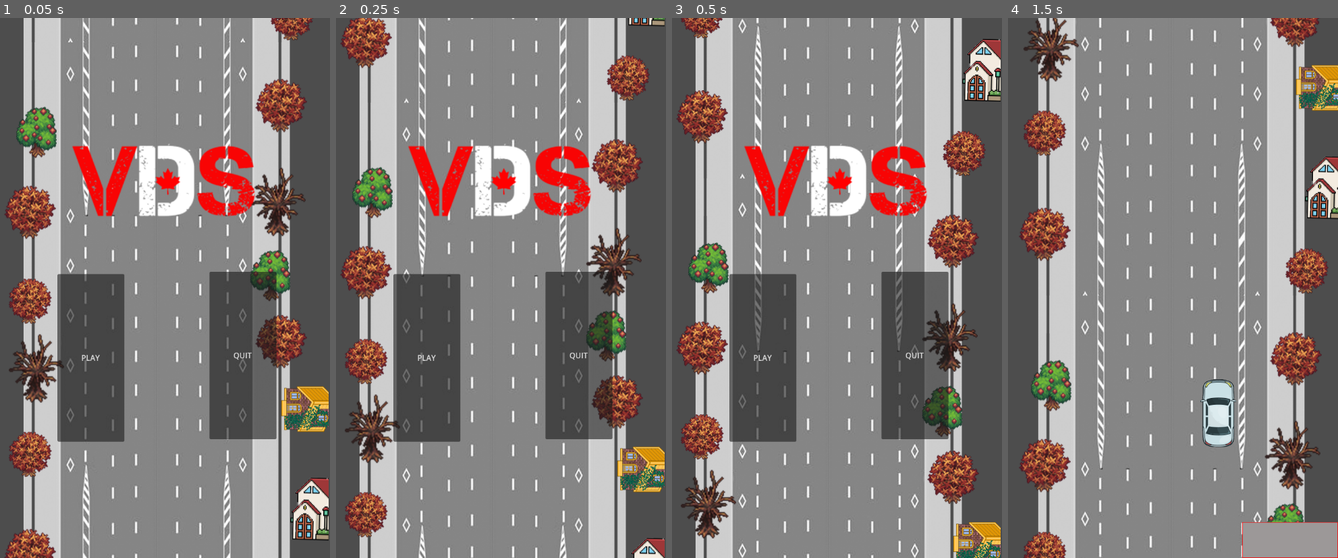
Above: before the commit, frames 1-4 (left to right).
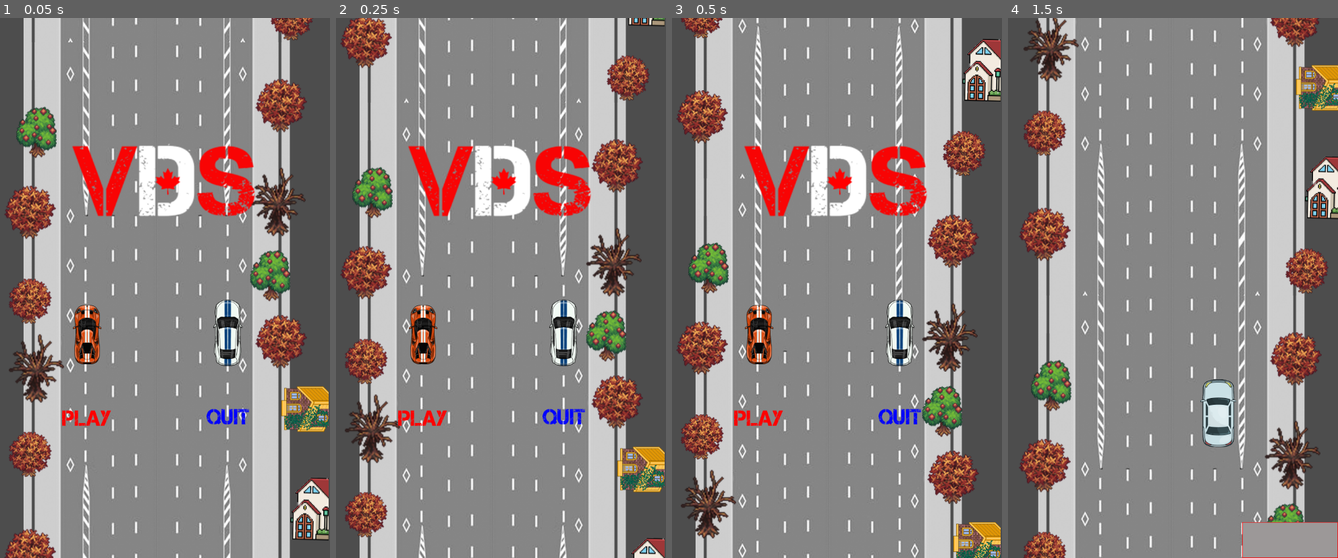
Above: after the commit, the same moments.

Repository: Zanzigzan/ChaosHacks-2024
Game: Godot game, scene res://menu.tscn
Two runs of this game, one before a commit and one after it. Both use one fixed random seed, a clock stepped at 60 frames per second and the inputs below. This scene is started directly instead of the project's main scene.
Inputs:
- Up to frame 1 (0.05 s): no input
- Up to frame 2 (0.25 s): no input
- Up to frame 3 (0.5 s): no input
- Up to frame 4 (1.5 s): click "PLAY" at 0.5 s; hold Right (ui_right) from 1.28 s (still down)

The runs differ from the first frame. In frame 1, 12% of the frame differs, in the area x 17-84%, y 47-79%; in frame 2, 12%; in frame 3, 12%; in frame 4, nothing differs.

Commit message:
Menu finalized

Diff:
--- a/menu.tscn
+++ b/menu.tscn
@@ -1,8 +1,11 @@
-[gd_scene load_steps=4 format=3 uid="uid://06dijardu0nf"]
+[gd_scene load_steps=7 format=3 uid="uid://06dijardu0nf"]
 
 [ext_resource type="Script" path="res://menu.gd" id="1_45moq"]
 [ext_resource type="Texture2D" uid="uid://dxk40741uyss1" path="res://Resources/Background/Road.png" id="2_53ihc"]
+[ext_resource type="FontFile" uid="uid://bkatl2ug4shvr" path="res://font/Capture it.ttf" id="3_8nrfg"]
 [ext_resource type="Texture2D" uid="uid://4avyxhg5gl04" path="res://New Project.png" id="3_y3x0m"]
+[ext_resource type="Texture2D" uid="uid://byrpj6ej8eyrr" path="res://Resources/assets/carForMenu.png" id="4_j2kdc"]
+[ext_resource type="Texture2D" uid="uid://bra642w2ex4c" path="res://Resources/assets/carForMenu2.png" id="5_wo3y1"]
 
 [node name="Menu" type="Node2D"]
 script = ExtResource("1_45moq")
@@ -19,20 +22,38 @@
 centered = false
 
 [node name="PlayButton" type="Button" parent="."]
-offset_left = 130.0
-offset_top = 535.0
-offset_right = 270.0
-offset_bottom = 885.0
+offset_left = 63.0
+offset_top = 532.0
+offset_right = 321.0
+offset_bottom = 892.0
 tooltip_text = "Start the game!"
+theme_override_colors/font_color = Color(1, 0, 0, 1)
+theme_override_colors/font_hover_color = Color(0.658824, 0.254902, 0.227451, 1)
+theme_override_colors/font_outline_color = Color(1, 1, 1, 1)
+theme_override_fonts/font = ExtResource("3_8nrfg")
+theme_override_font_sizes/font_size = 45
 text = "PLAY"
+icon = ExtResource("4_j2kdc")
+flat = true
+icon_alignment = 1
+vertical_icon_alignment = 0
 
 [node name="QuitButton" type="Button" parent="."]
-offset_left = 448.0
-offset_top = 530.0
-offset_right = 588.0
-offset_bottom = 880.0
+offset_left = 358.0
+offset_top = 529.0
+offset_right = 616.0
+offset_bottom = 889.0
 tooltip_text = "Quit the game to the desktop"
+theme_override_colors/font_color = Color(0, 0, 1, 1)
+theme_override_colors/font_hover_color = Color(0.2, 0.329412, 0.576471, 1)
+theme_override_colors/font_outline_color = Color(1, 1, 1, 1)
+theme_override_fonts/font = ExtResource("3_8nrfg")
+theme_override_font_sizes/font_size = 45
 text = "QUIT"
+icon = ExtResource("5_wo3y1")
+flat = true
+icon_alignment = 1
+vertical_icon_alignment = 0
 
 [node name="TextureRect" type="TextureRect" parent="."]
 offset_left = -36.0
Binary file added: Resources/assets/carForMenu.png
Not shown, added: Resources/assets/carForMenu.png.import
Binary file added: Resources/assets/carForMenu2.png
Not shown, added: Resources/assets/carForMenu2.png.import
Not shown: 1 places in main.tscn that only renumber resources
